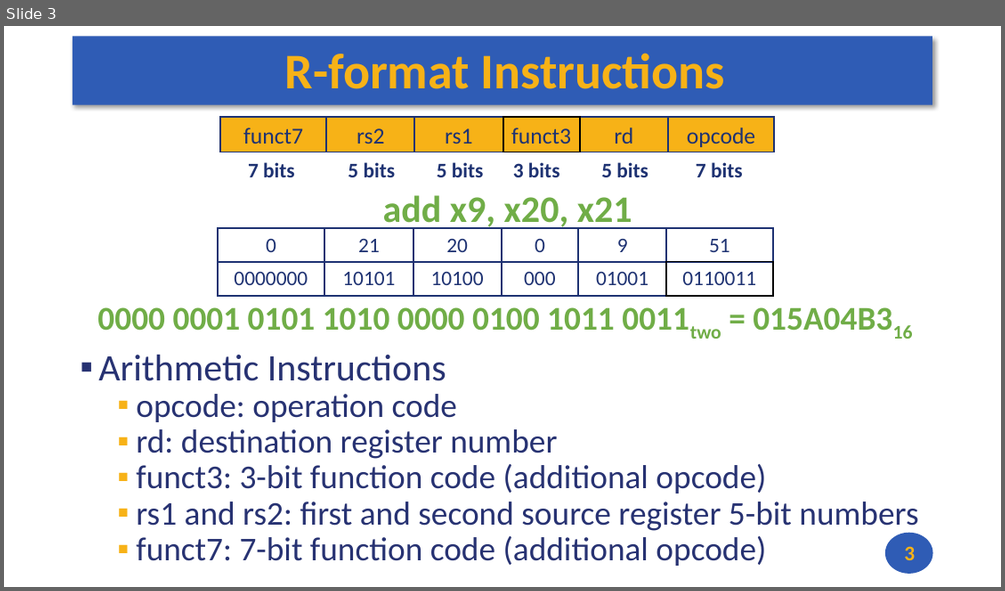
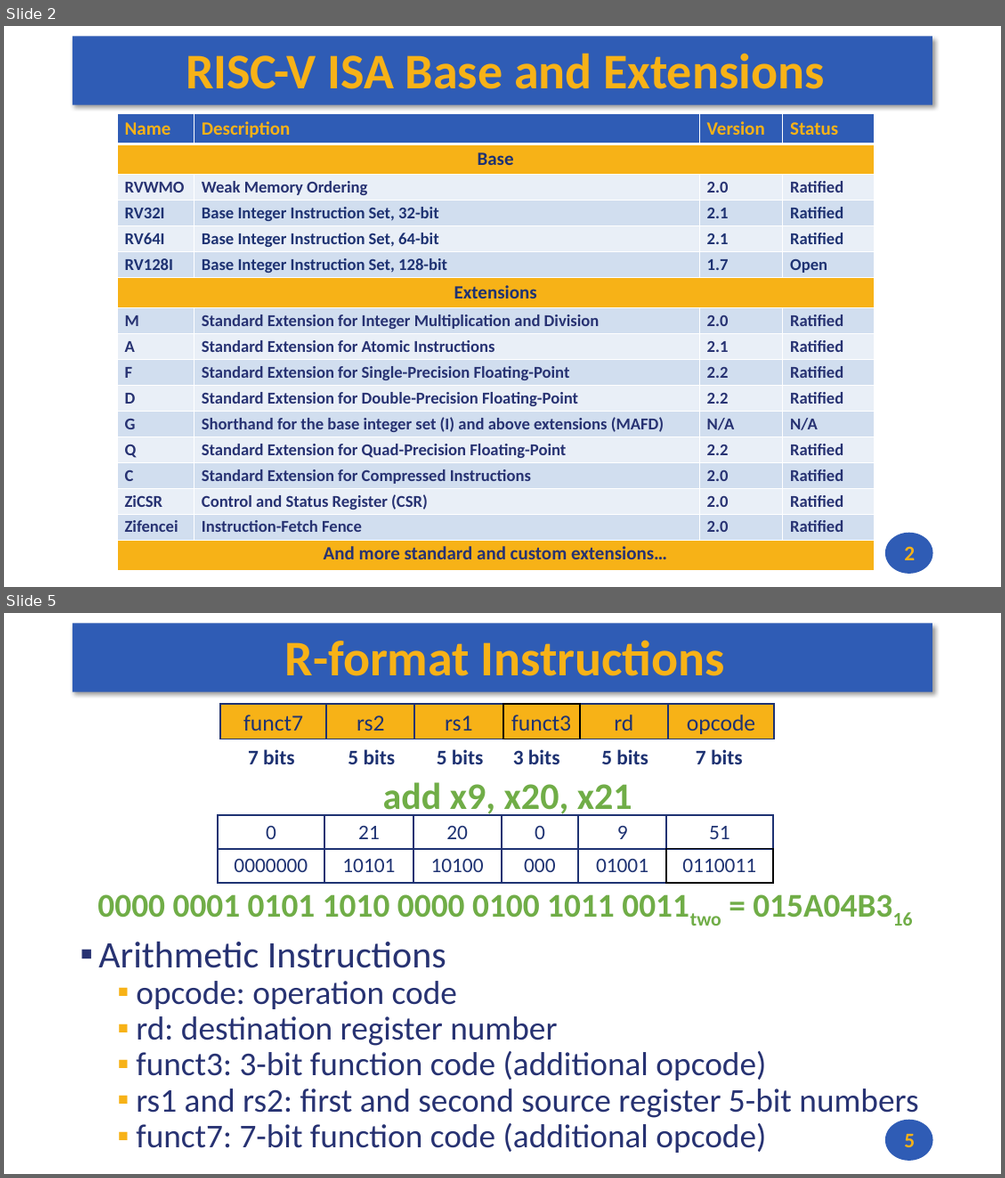
Before and after one commit to andrewt0301/hse-acos-course, a slide deck: docs/part1ca/04_Instructions/CA_Lecture_04.pptx. Shown one above the other, each under a label of ours: slide 3 before the commit, slides 2 and 5 after it; the slides between them are not shown. The pictures are 1005x591 and 1005x1178 pixels, drawn with LibreOffice and Linux fonts; fonts in the diff are those of the drawing. Boxes give left, top, right and bottom in pixels: in the first picture for what was removed or moved away, otherwise in the second. Text is boxed around its words. In the diff, an @@ line names an element or a change of style, - is before the commit and + after.

```diff
--- a/docs/part1ca/04_Instructions/CA_Lecture_04.pptx
+++ b/docs/part1ca/04_Instructions/CA_Lecture_04.pptx
@@ slide 2 added at (4,26,1001,587), background #FFFFFF; not listed: 2 template elements that a slide beside it also shows @@
@@ title added at (186,53,824,89), 48 pt, text #F7B217, bold @@
+RISC-V ISA Base and Extensions
@@ table added at (117,113,874,564), 17 rows, 4 columns @@
+Name | Description | Version | Status
+Base |  |  | 
+RVWMO | Weak Memory Ordering | 2.0 | Ratified
+RV32I | Base Integer Instruction Set, 32-bit | 2.1 | Ratified
+RV64I | Base Integer Instruction Set, 64-bit | 2.1 | Ratified
+RV128I | Base Integer Instruction Set, 128-bit | 1.7 | Open
+Extensions |  |  | 
+M | Standard Extension for Integer Multiplication and Division | 2.0 | Ratified
+A | Standard Extension for Atomic Instructions | 2.1 | Ratified
+F | Standard Extension for Single-Precision Floating-Point | 2.2 | Ratified
+D | Standard Extension for Double-Precision Floating-Point | 2.2 | Ratified
+G | Shorthand for the base integer set (I) and above extensions (MAFD) | N/A | N/A
+Q | Standard Extension for Quad-Precision Floating-Point | 2.2 | Ratified
+C | Standard Extension for Compressed Instructions | 2.0 | Ratified
+ZiCSR | Control and Status Register (CSR) | 2.0 | Ratified
+Zifencei | Instruction-Fetch Fence | 2.0 | Ratified
+And more standard and custom extensions… |  |  | 
@@ page number added at (904,546,914,560), 20 pt, text #F7B217, bold @@
+2
@@ what was slide 3 is now slide 5 @@
@@ page number at (904,1134,914,1147): text changed @@
-3
+5
```
Also in this commit, not shown: 3 slides changed, 1 other slide added, 1 slide removed, 1 other file.
